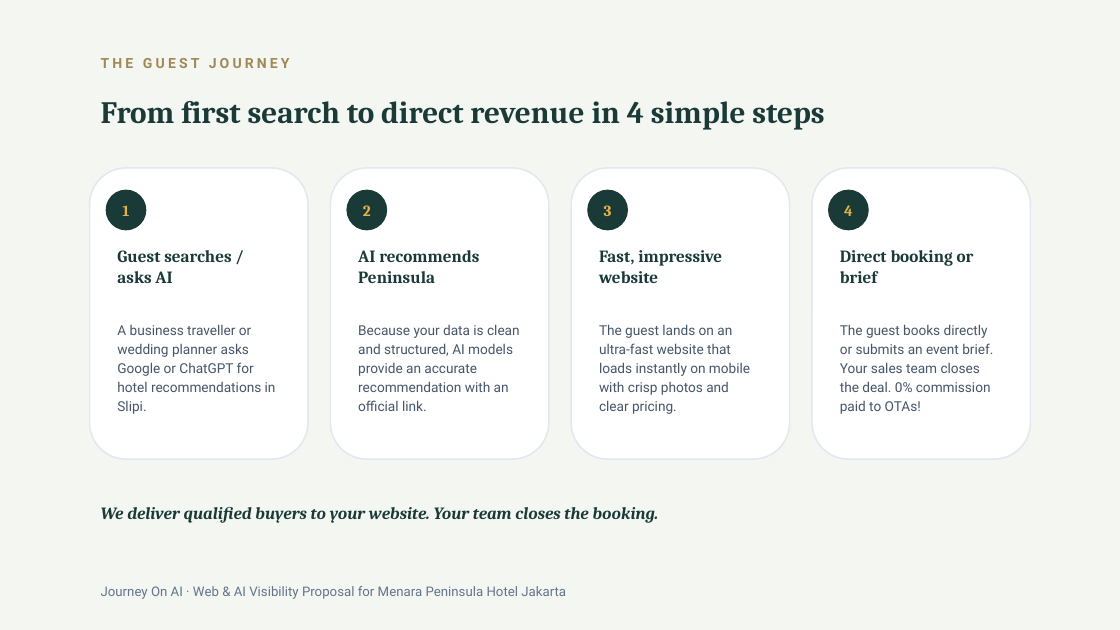
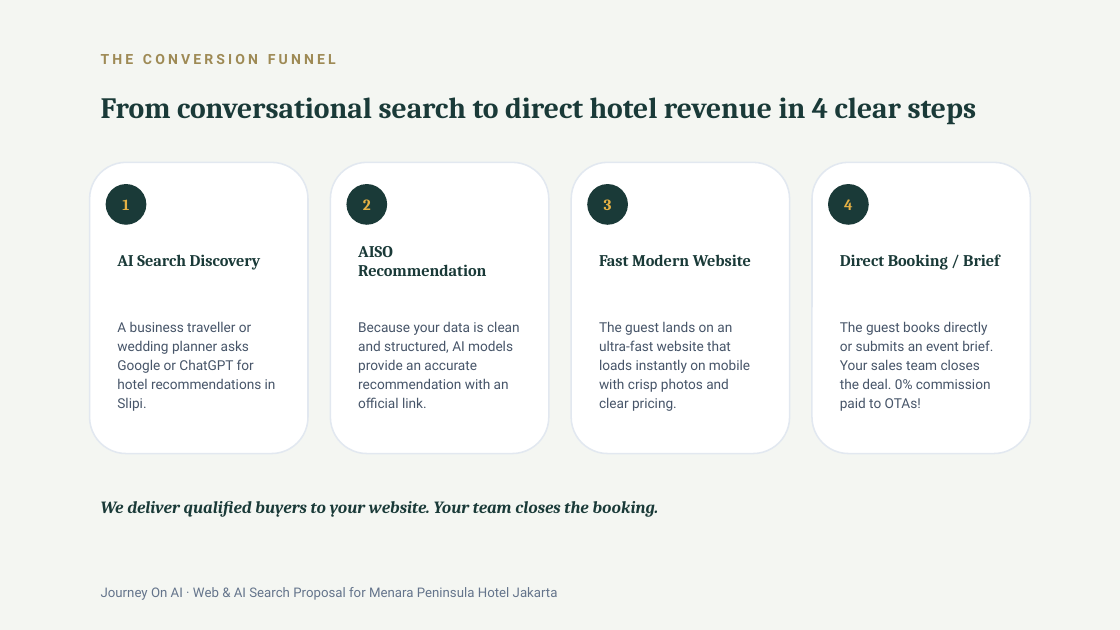
Before and after one commit to arbuuuud/menarapeninsula, a slide deck: slide 9 of PITCH_DECK_MENARA_PENINSULA_AISO_V3.pptx (slide 7 before the commit). Drawn at 1120x630 pixels with LibreOffice and Linux fonts; fonts in the diff are those of the drawing. Boxes give left, top, right and bottom in pixels: in the first picture for what was removed or moved away, otherwise in the second. Text is boxed around its words. In the diff, an @@ line names an element or a change of style, - is before the commit and + after.

Commit message:
feat(deck-v3): balance pitch deck with explicit GEO & AISO frameworks, real AI prompt simulation, and diagnostic audit report findings

```diff
--- a/PITCH_DECK_MENARA_PENINSULA_AISO_V3.pptx
+++ b/PITCH_DECK_MENARA_PENINSULA_AISO_V3.pptx
@@ text at (101, 54, 336, 64): text changed @@
-THE GUEST JOURNEY
+THE CONVERSION FUNNEL
@@ text at (101, 97, 977, 125): text changed; size 20 to 19 pt @@
-From first search to direct revenue in 4 simple steps
+From conversational search to direct hotel revenue in 4 clear steps
@@ 5 texts, 4 rounded rectangles, 4 ellipses: place and size @@
-5 texts, 4 rounded rectangles, 4 ellipses at (90, 168, 1030, 523)
+5 texts, 4 rounded rectangles, 4 ellipses at (90, 162, 1030, 517)
@@ text at (117, 254, 261, 270): text changed; size 11 to 10.5 pt @@
-Guest searches / asks AI
+AI Search Discovery
@@ text removed at (358, 250, 479, 283) @@
-AI recommends Peninsula
@@ text added at (358, 246, 486, 276), 10.5 pt, text #1A3A38, bold @@
+AISO Recommendation
@@ text at (599, 254, 751, 266): text changed; size 11 to 10.5 pt @@
-Fast, impressive website
+Fast Modern Website
@@ text at (840, 254, 999, 270): text changed; size 11 to 10.5 pt @@
-Direct booking or brief
+Direct Booking / Brief
@@ text at (101, 587, 558, 600): text changed @@
-Journey On AI · Web & AI Visibility Proposal for Menara Peninsula Hotel Jakarta
+Journey On AI · Web & AI Search Proposal for Menara Peninsula Hotel Jakarta
```
Also in this commit, not shown: 6 other slides changed, 4 slides added, 4 slides removed, 4 other files.
